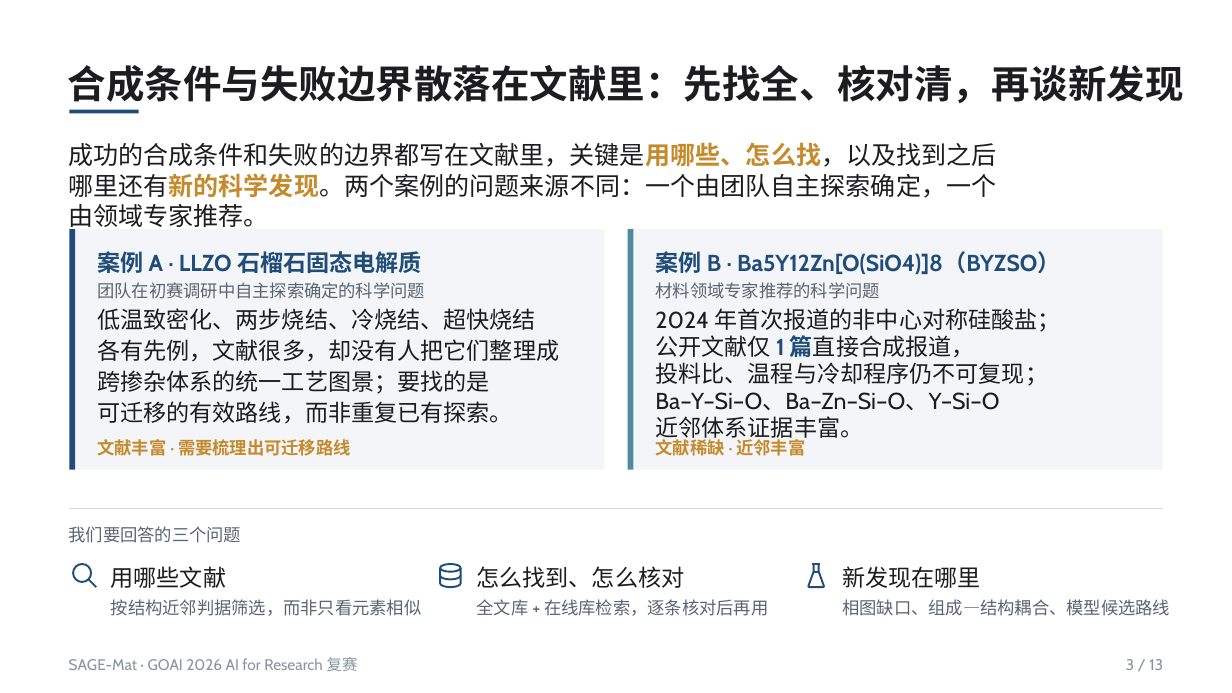
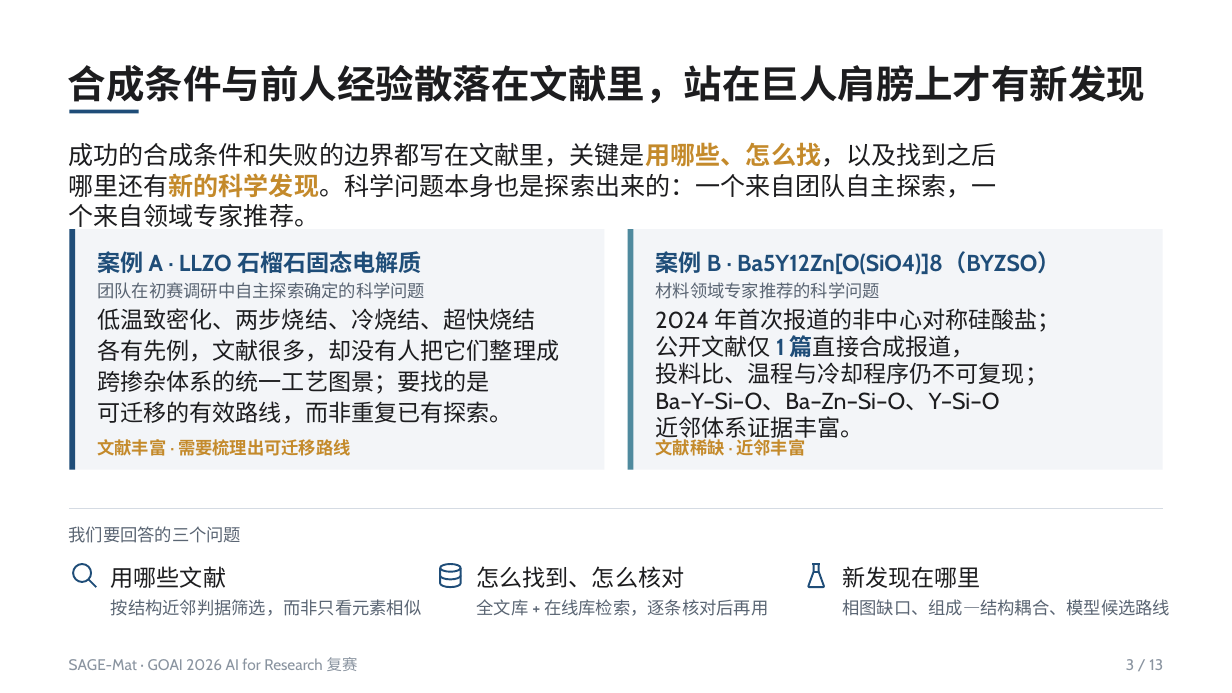
Before and after one commit to asimfish/goai_research, a slide deck: slide 3 of submission/方案说明PPT/SAGE-Mat_复赛方案说明.pptx. Drawn at 1232x693 pixels with LibreOffice and Linux fonts; fonts in the diff are those of the drawing. Boxes give left, top, right and bottom in pixels: in the first picture for what was removed or moved away, otherwise in the second. Text is boxed around its words. In the diff, an @@ line names an element or a change of style, - is before the commit and + after.

```diff
--- a/submission/方案说明PPT/SAGE-Mat_复赛方案说明.pptx
+++ b/submission/方案说明PPT/SAGE-Mat_复赛方案说明.pptx
@@ text at <box>68,65,1146,103</box>: text changed @@
-合成条件与失败边界散落在文献里：先找全、核对清，再谈新发现
+合成条件与前人经验散落在文献里，站在巨人肩膀上才有新发现
@@ text at <box>68,142,997,232</box>: text changed @@
-成功的合成条件和失败的边界都写在文献里，关键是用哪些、怎么找，以及找到之后哪里还有新的科学发现。两个案例的问题来源不同：一个由团队自主探索确定，一个由领域专家推荐。
+成功的合成条件和失败的边界都写在文献里，关键是用哪些、怎么找，以及找到之后哪里还有新的科学发现。科学问题本身也是探索出来的：一个来自团队自主探索，一个来自领域专家推荐。
```
Also in this commit, not shown: 5 other slides changed, 1 slide added, 1 slide removed, 26 other files.
